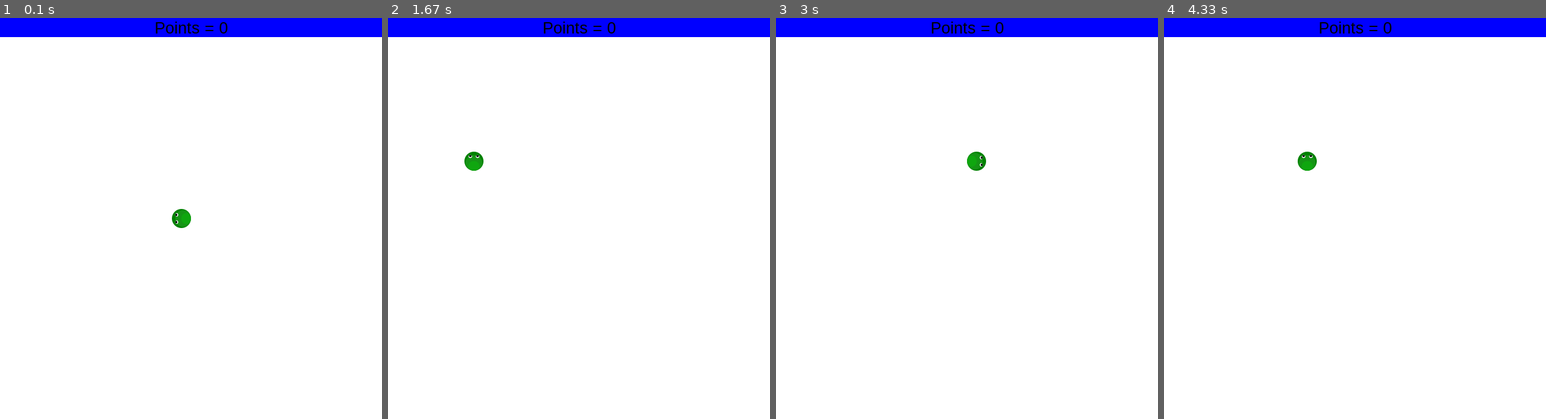
Above: before the commit, frames 1-4 (left to right).
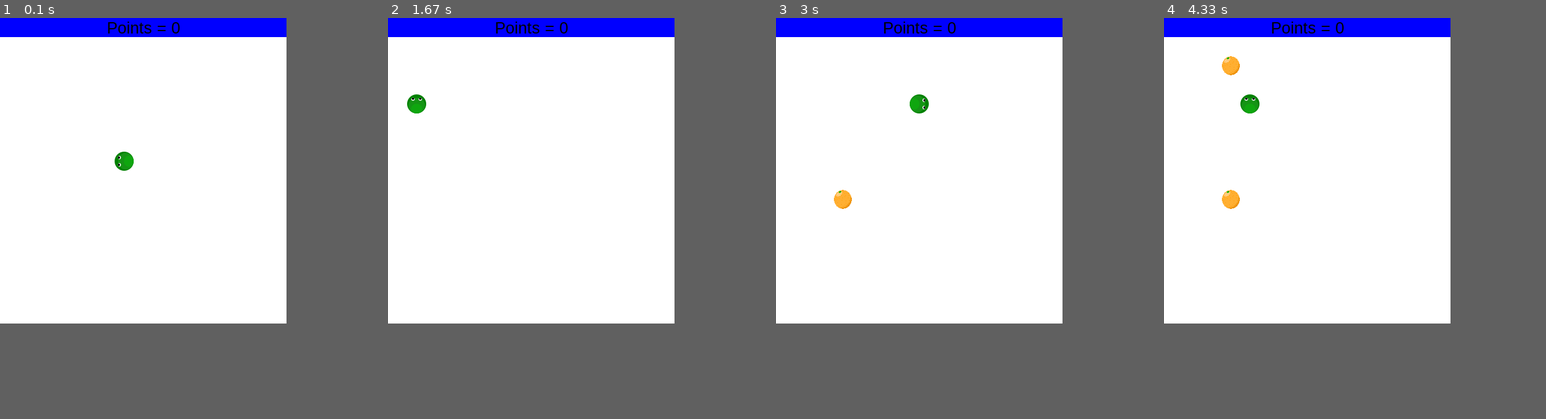
Above: after the commit, the same moments.

Repository: mattvenn/python-workshop
Game: pygame game, started from demos/pygame/snake/snake.py
Same seed, same stepped clock (60 frames per second), same inputs: the game is played once before the commit and once after it. The source is Python 2; it was converted automatically to run under Python 3.
Inputs:
- Up to frame 1 (0.1 s): no input
- Up to frame 2 (1.67 s): tap Enter at 0.33 s; hold Up 1.17-1.63 s
- Up to frame 3 (3 s): hold Right 1.67-2.2 s; hold Left 2.23-2.78 s; hold Down from 2.82 s (still down)
- Up to frame 4 (4.33 s): release Down at 3.37 s; hold Left 3.4-3.95 s; hold Up from 3.98 s (still down)
In our replay, the window is 640x672 before the commit and 480x512 after it. These sizes can differ from the game's own. Grey fills any space a smaller window leaves; there, only what the larger window draws over its background counts as a difference.

The runs differ from the first frame. In frame 1, 1.9% of the frame differs, in the area x 28-100%, y 0-53%; in frame 2, 1.9%; in frame 3, 2.1%; in frame 4, 2.3%, in the area x 15-100%, y 0-48%.

Commit message:
comments and readme

Diff:
--- a/demos/pygame/snake/snake.py
+++ b/demos/pygame/snake/snake.py
@@ -23,41 +23,42 @@
 
 # Screen dimensions
 tile_size = 32 #size of the sprites
-tiles = 20
+tiles = 15 #how big the board should be
+score_height = tile_size #how big the score header should be
+
+#then work out the screen height and width
 screen_width  = tile_size * tiles
-score_height = tile_size
 screen_height = tile_size * tiles + score_height
-start_speed = 10
 
 #points stuff
 chomp_points = 1 # this also gets added to the speed of the game
 food_timer = 3000 # how long food last before disappearing (ms)
 
 # The snake object
-class Player(pygame.sprite.Sprite):
+class Snake(pygame.sprite.Sprite):
 
     # Constructor function
     def __init__(self):
         # Call the parent's constructor
         pygame.sprite.Sprite.__init__(self)
 
+        #load the eating sound
         self.eat_sound = pygame.mixer.Sound('eat.wav')
         self.eat_sound.set_volume(0.7)
 
-        # Set height, width
+        #load the image
         self.imageMaster = pygame.image.load("head.png").convert_alpha()
         self.image = self.imageMaster
 
+        #set the starting position
         self.rect = self.image.get_rect()
         self.rect.y = (tiles / 2) * tile_size
         self.rect.x = (tiles / 2) * tile_size
 
+        #initial starting setup
         self.points = 0
         self.direction = 'left'
         self.done = False
-
-    def get_xy(self):
-        return (self.rect.x,self.rect.y)
 
     #add a new body part
     def add_body(self,number):
@@ -65,10 +66,11 @@
         snake_list.add(new_body)
         all_sprite_list.add(new_body)
 
+    #this is called every frame
     def update(self):
 
         old_xy = (self.rect.x,self.rect.y)
-        """ Update the player position. """
+        """ Update the snake position. """
         # Move left/right
         if self.direction == 'left':
             self.image = pygame.transform.rotate(self.imageMaster, 90)
@@ -125,116 +127,125 @@
         #load sprite
         self.image = pygame.image.load("tail.png").convert_alpha()
 
+        #starting position
         self.rect = self.image.get_rect()
         (self.rect.x,self.rect.y) = (x,y)
-        #self.rect.y = y
-
+
+    #return the position of the body
     def get_xy(self):
         return (self.rect.x,self.rect.y)
 
+    #update the position
     def set_xy(self,(x,y)):
         self.rect.x = x
         self.rect.y = y
 
+#food objects
 class Food(pygame.sprite.Sprite):
     def __init__(self):
 
         # Call the parent's constructor
         pygame.sprite.Sprite.__init__(self)
 
-        #load sprite
+        #load sprite's image
         self.image = pygame.image.load("fruit.png").convert_alpha()
 
         # put it somewhere random
         self.rect = self.image.get_rect()
-        #but avoid the top score header
+        #but avoid the top score snakeer
         self.rect.y = random.randint(0,tiles-1) * tile_size + score_height
         self.rect.x = random.randint(0,tiles-1) * tile_size
 
+        #make a note of the time
         self.time = pygame.time.get_ticks()
 
-    def get_xy(self):
-        return (self.rect.x,self.rect.y)
-
+    #called every frame
     def update(self):
         if pygame.time.get_ticks() - self.time > food_timer:
             #disappear
             self.kill()
 
-# Call this function so the Pygame library can initialize itself
-pygame.init()
-
-# Create sized screen
-screen = pygame.display.set_mode([screen_width, screen_height])
-
-# Set the title of the window
-pygame.display.set_caption('Snake')
-
-#all_sprite_list = pygame.sprite.Group()
-snake_list = pygame.sprite.Group()
-all_sprite_list = pygame.sprite.Group()
-food_list = pygame.sprite.Group()
-
-#show the score
+#function to show the score
 def show_score():
 
     font = pygame.font.SysFont('Arial', tile_size - 5)
     background = pygame.Surface((screen_width,score_height))
     background = background.convert()
     background.fill(BLUE)
-    text = font.render("Points = %d" % player.points, 1, BLACK)
+    text = font.render("Points = %d" % snake.points, 1, BLACK)
     textpos = text.get_rect(centerx=screen_width/2,centery=score_height / 2)
     background.blit(text, textpos)
     screen.blit(background, (0,0))
 
-
-# Create the player
-player = Player()
-all_sprite_list.add(player)
-
-clock = pygame.time.Clock()
-
-done = False
-
-print("starting")
-
+"""
+Now all the objects have been defined, we can start up the game
+"""
+
+# Call this function so the Pygame library can initialize itself
+pygame.init()
+
+# Create screen
+screen = pygame.display.set_mode([screen_width, screen_height])
+
+# Set the title of the window
+pygame.display.set_caption('Snake')
+
+#we keep a track of the sprites in these groups:
+#the head and the body of the snake in here
+snake_list = pygame.sprite.Group()
+#food in here
+food_list = pygame.sprite.Group()
+#everything in here
+all_sprite_list = pygame.sprite.Group()
+
+#load the food appear sound
 food_sound = pygame.mixer.Sound('appear.wav')
 food_sound.set_volume(0.7)
 
 end_sound = pygame.mixer.Sound('game-over.wav')
 end_sound.set_volume(0.7)
 
+# Create the snake object, and add to group
+snake = Snake()
+all_sprite_list.add(snake)
+
+#start clock
+clock = pygame.time.Clock()
+
+print("starting")
+
+#when this changes to true, the game is over
+done = False
+
 while not done:
     #we could get multiple events here. So that's why we break if a key is pressed.
-    #it stops the player from being able to change directions multiple times in one update
+    #it stops the snake from being able to change directions multiple times in one update
     for event in pygame.event.get():
         #allow click on window close button
         if event.type == pygame.QUIT:
             done = True
         elif event.type == pygame.KEYDOWN:
-            if event.key == pygame.K_LEFT and player.direction != 'right':
-                player.direction = 'left'
-                break
-            elif event.key == pygame.K_RIGHT and player.direction != 'left':
-                player.direction = 'right'
-                break
-            elif event.key == pygame.K_UP and player.direction != 'down':
-                player.direction = 'up'
-                break
-            elif event.key == pygame.K_DOWN and player.direction != 'up':
-                player.direction = 'down'
+            if event.key == pygame.K_LEFT and snake.direction != 'right':
+                snake.direction = 'left'
+                break
+            elif event.key == pygame.K_RIGHT and snake.direction != 'left':
+                snake.direction = 'right'
+                break
+            elif event.key == pygame.K_UP and snake.direction != 'down':
+                snake.direction = 'up'
+                break
+            elif event.key == pygame.K_DOWN and snake.direction != 'up':
+                snake.direction = 'down'
                 break
 
     #make some food randomly
     if random.randint(0,20) == 0:
         food = Food()
-        crash = False
-        #if the sprite happens to be on something already, don't add it
-        for sprite in all_sprite_list:
-            if food.get_xy() == sprite.get_xy():
-                crash = True
-        #otherwise add it to the lists
-        if not crash:
+        #the food appears in a random place, but we don't want it to appear on the
+        #snake itself. So check if it collides with anything and if so, don't add
+        #it to the food list.
+        food_hit_list = pygame.sprite.spritecollide(food, all_sprite_list, False)
+        if len(food_hit_list) == 0:
             food_sound.play()
             all_sprite_list.add(food)
             food_list.add(food)
@@ -242,26 +253,29 @@
     #update all sprites
     all_sprite_list.update()
 
+    #blank the screen
     screen.fill(WHITE)
 
+    #draw all sprites
     all_sprite_list.draw(screen)
 
     #show scores
     show_score()
 
     #crashed?
-    if player.done:
-        #let player see the crash
+    if snake.done:
+        #let snake see the crash
         end_sound.play()
         pygame.time.wait(2000)
         done = True
 
+    #flip the screen, this prevents flickering (look up double buffering)
     pygame.display.flip()
 
     #slow update, but increases with points
     #argument to tick is the framerate
-    clock.tick(5 + player.points)
-
-print("you got %d points" % player.points)
-
+    clock.tick(5 + snake.points)
+
+#after crashed, show points and quit
+print("you got %d points" % snake.points)
 pygame.quit()
Not shown, added: demos/pygame/snake/README.md
